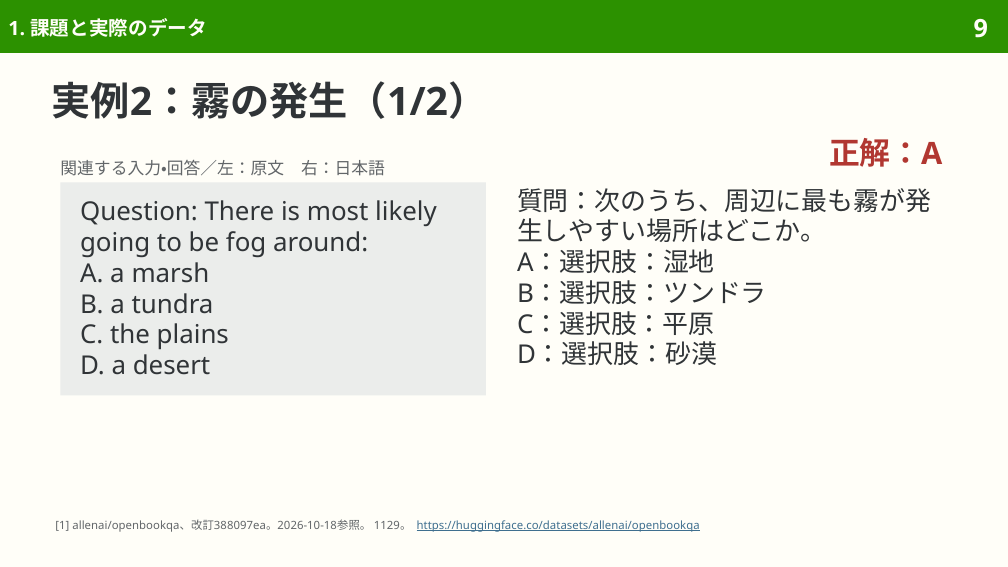
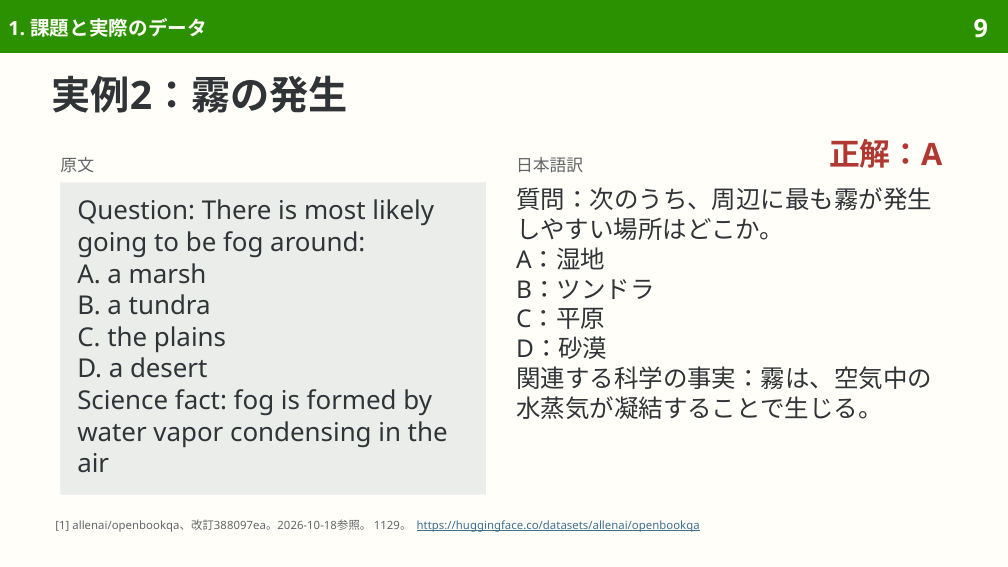
Before and after one commit to sasakiy84/datasets-in-10-minutes, a slide deck: slide 9 of slides/datasets-in-10-minutes-openbookqa.pptx. Drawn at 1008x567 pixels with LibreOffice and Linux fonts; fonts in the diff are those of the drawing. Boxes give left, top, right and bottom in pixels: in the first picture for what was removed or moved away, otherwise in the second. Text is boxed around its words. In the diff, an @@ line names an element or a change of style, - is before the commit and + after.

```diff
--- a/slides/datasets-in-10-minutes-openbookqa.pptx
+++ b/slides/datasets-in-10-minutes-openbookqa.pptx
@@ title at (52, 75, 348, 113): text changed @@
-実例2：霧の発生（1/2）
+実例2：霧の発生
@@ text removed at (60, 160, 385, 176) @@
-関連する入力・回答／左：原文 右：日本語
@@ text added at (60, 157, 94, 173), 12 pt, text #626669 @@
+原文
@@ text added at (516, 157, 583, 173), 12 pt, text #626669 @@
+日本語訳
@@ rectangle "Question: There is most likely ...": place and size @@
-rectangle "Question: There is most likely ..." at (60, 182, 486, 395)
+rectangle "Question: There is most likely ..." at (60, 182, 486, 495)
@@ rectangle "Question: There is most likely ..." at (60, 182, 486, 495): vertical alignment middle to top @@
@@ text in rectangle at (77, 199, 434, 378): line spacing 22pt to 22.6pt @@
@@ text at (516, 187, 932, 240): size 18.5 to 17.5 pt in "質問：次のうち、周辺に最も霧が発生しやすい場所はどこか。"; line spacing 22pt to 21.4pt @@
@@ text at (516, 247, 932, 419): text changed; size 18.5 to 17.5 pt @@
-A：選択肢：湿地
-B：選択肢：ツンドラ
-C：選択肢：平原
-D：選択肢：砂漠
+A：湿地
+B：ツンドラ
+C：平原
+D：砂漠
+関連する科学の事実：霧は、空気中の水蒸気が凝結することで生じる。
@@ text in rectangle at (77, 389, 448, 473): paragraph added @@
+Science fact: fog is formed by water vapor condensing in the air
```
Also in this commit, not shown: 12 other slides changed, 5 slides removed, 9 other files.
